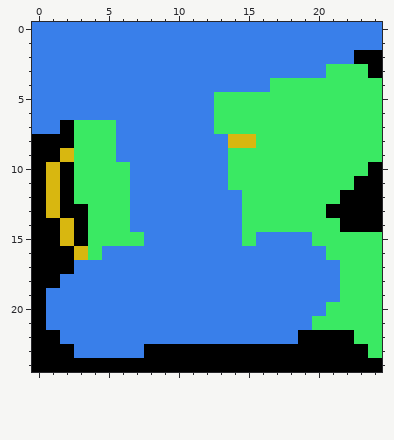
Pixel-art sprite: images/hud_skill-ice_wall-000.png. This is how it looked before the edit.
The file is 25x25 pixels.
The same view after the edit:
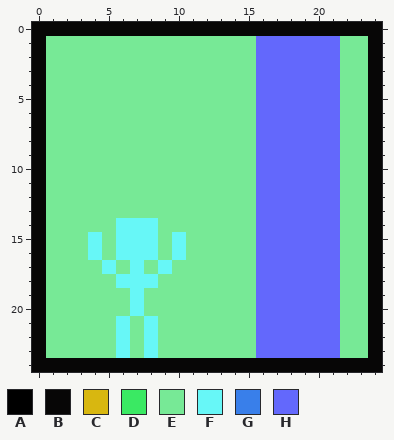
Palette (. is transparent): A #000000  B #070606  C #d8b710  D #3ae963  E #77e996  F #67f7f7  G #397fea  H #6368fc
The edit:
Changed rows in their new state; - is an unchanged pixel.
first column x 0:
 0 BBBBBBBBBBBBBBBBBBBBBBBBB
 1 BEEEEEEEEEEEEEEEHHHHHHEEB
 2 BEEEEEEEEEEEEEEEHHHHHHEEB
 3 BEEEEEEEEEEEEEEEHHHHHHEEB
 4 BEEEEEEEEEEEEEEEHHHHHHEEB
 5 BEEEEEEEEEEEEEEEHHHHHHEEB
 6 BEEEEEEEEEEEEEEEHHHHHHEEB
 7 BEEEEEEEEEEEEEEEHHHHHHEEB
 8 BEEEEEEEEEEEEEEEHHHHHHEEB
 9 BEEEEEEEEEEEEEEEHHHHHHEEB
10 BEEEEEEEEEEEEEEEHHHHHHEEB
11 BEEEEEEEEEEEEEEEHHHHHHEEB
12 BEEEEEEEEEEEEEEEHHHHHHEEB
13 BEEEEEEEEEEEEEEEHHHHHHEEB
14 BEEEEEFFFEEEEEEEHHHHHHEEB
15 BEEEFEFFFEFEEEEEHHHHHHEEB
16 BEEEFEFFFEFEEEEEHHHHHHEEB
17 BEEEEFEFEFEEEEEEHHHHHHEEB
18 BEEEEEFFFEEEEEEEHHHHHHEEB
19 BEEEEEEFEEEEEEEEHHHHHHEEB
20 BEEEEEEFEEEEEEEEHHHHHHEEB
21 BEEEEEFEFEEEEEEEHHHHHHEEB
22 BEEEEEFEFEEEEEEEHHHHHHEEB
23 BEEEEEFEFEEEEEEEHHHHHHEEB
24 BBBBBBBBBBBBBBBBBBBBBBBBB
Pixel boxes of the changes (left, top, right, bottom) in both pictures:
changed: (32, 22, 382, 372)
